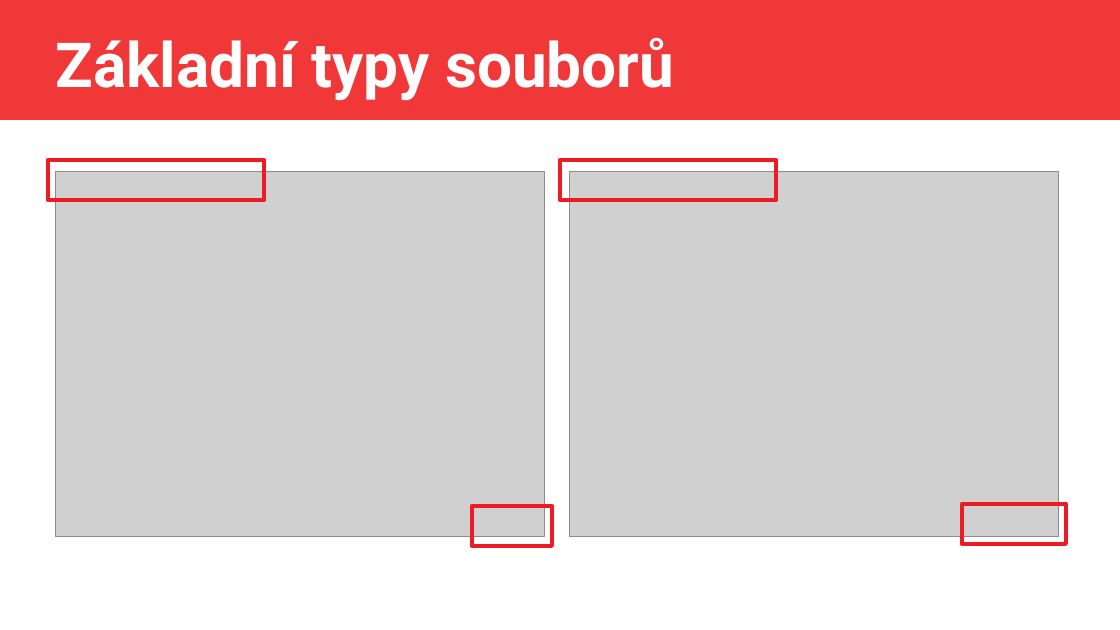
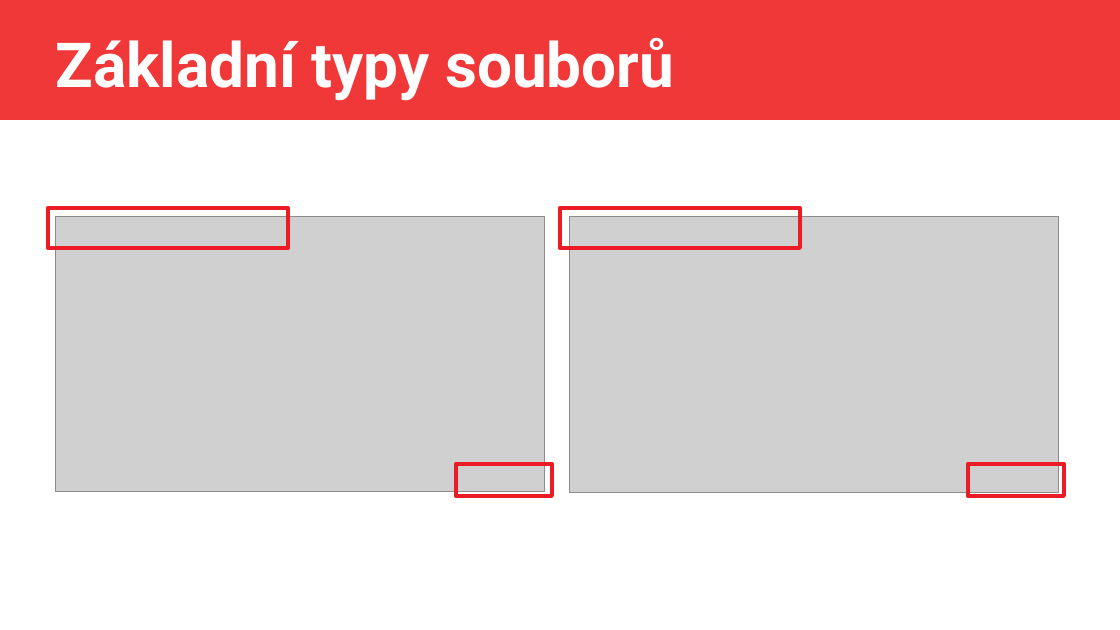
Before and after one commit to jlacko/Intro2R, a slide deck: slide 4 of prezentace/1 - prostředí + operace.odp. Drawn at 1120x630 pixels with LibreOffice and Linux fonts; fonts in the diff are those of the drawing; grey boxes stand for pictures. Boxes give left, top, right and bottom in pixels: in the first picture for what was removed or moved away, otherwise in the second. Text is boxed around its words. In the diff, an @@ line names an element or a change of style, - is before the commit and + after.

```diff
--- a/prezentace/1 - prostředí + operace.odp
+++ b/prezentace/1 - prostředí + operace.odp
@@ rectangle resized from (x1=473, y1=506, x2=553, y2=546) to (x1=48, y1=208, x2=288, y2=248) @@
@@ rectangle resized from (x1=560, y1=160, x2=776, y2=199) to (x1=560, y1=208, x2=800, y2=248) @@
@@ picture resized from (x1=56, y1=172, x2=545, y2=538) to (x1=56, y1=216, x2=545, y2=492) @@
@@ picture resized from (x1=570, y1=172, x2=1059, y2=538) to (x1=570, y1=216, x2=1059, y2=492) @@
@@ rectangle resized from (x1=48, y1=160, x2=264, y2=199) to (x1=456, y1=464, x2=552, y2=496) @@
@@ rectangle resized from (x1=962, y1=504, x2=1066, y2=544) to (x1=969, y1=464, x2=1064, y2=496) @@
```
Also in this commit, not shown: 3 other slides changed, 10 other files.
